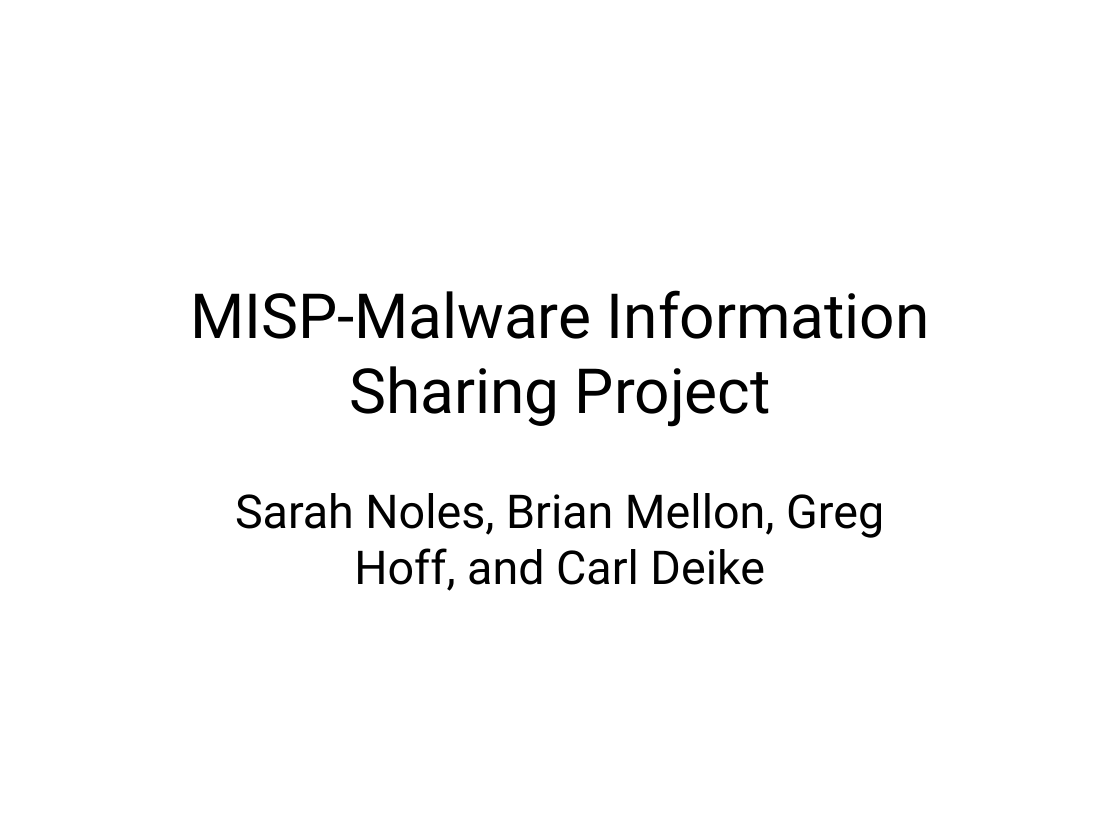
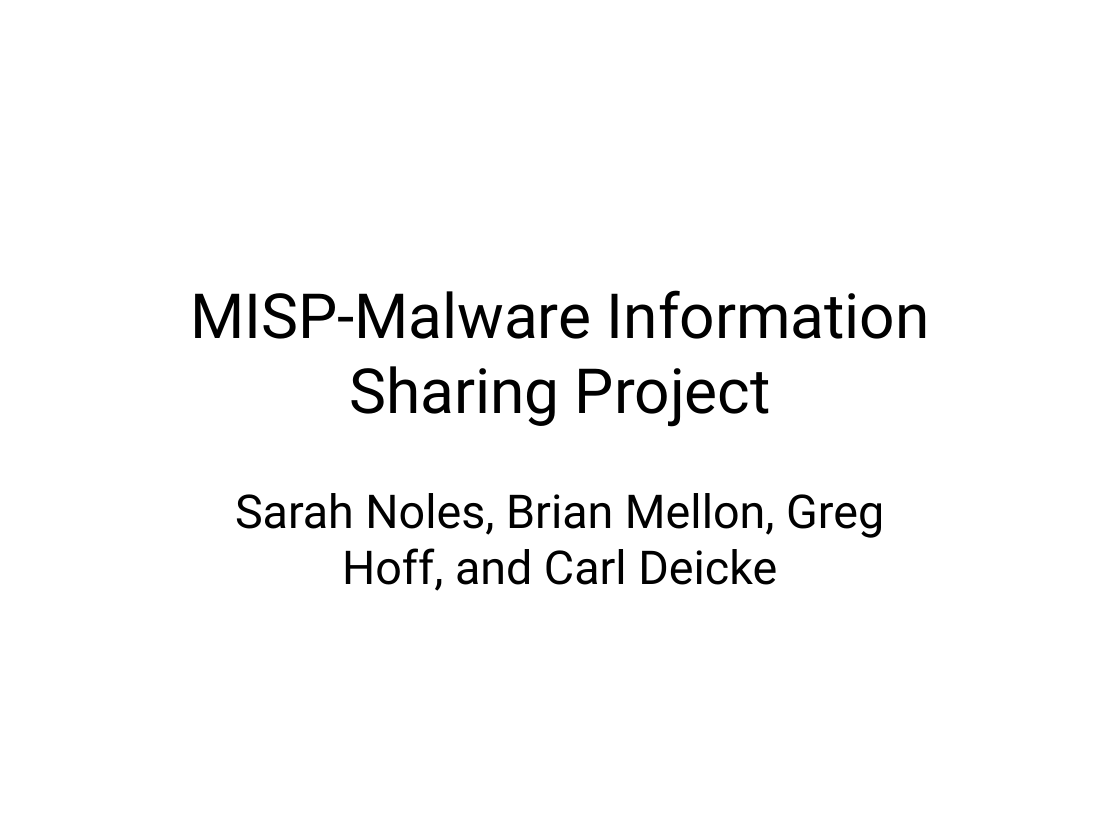
Before and after one commit to team-assure/Semester-Project, a slide deck: slide 1 of Class-Presentation/MISP_Presentation .pptx. Drawn at 1120x840 pixels with LibreOffice and Linux fonts; fonts in the diff are those of the drawing; background and template pictures are left out. Boxes give left, top, right and bottom in pixels: in the first picture for what was removed or moved away, otherwise in the second. Text is boxed around its words. In the diff, an @@ line names an element or a change of style, - is before the commit and + after.

Commit message:
Added slides
with information from the static analysis scans.  Also included the Excel worksheet with the compilation of information from the SWAMP report.

```diff
--- a/Class-Presentation/MISP_Presentation .pptx
+++ b/Class-Presentation/MISP_Presentation .pptx
@@ subtitle at [235, 493, 884, 591]: text changed @@
-Sarah Noles, Brian Mellon, Greg Hoff, and Carl Deike
+Sarah Noles, Brian Mellon, Greg Hoff, and Carl Deicke
```
Also in this commit, not shown: 4 slides added, 1 other file.
